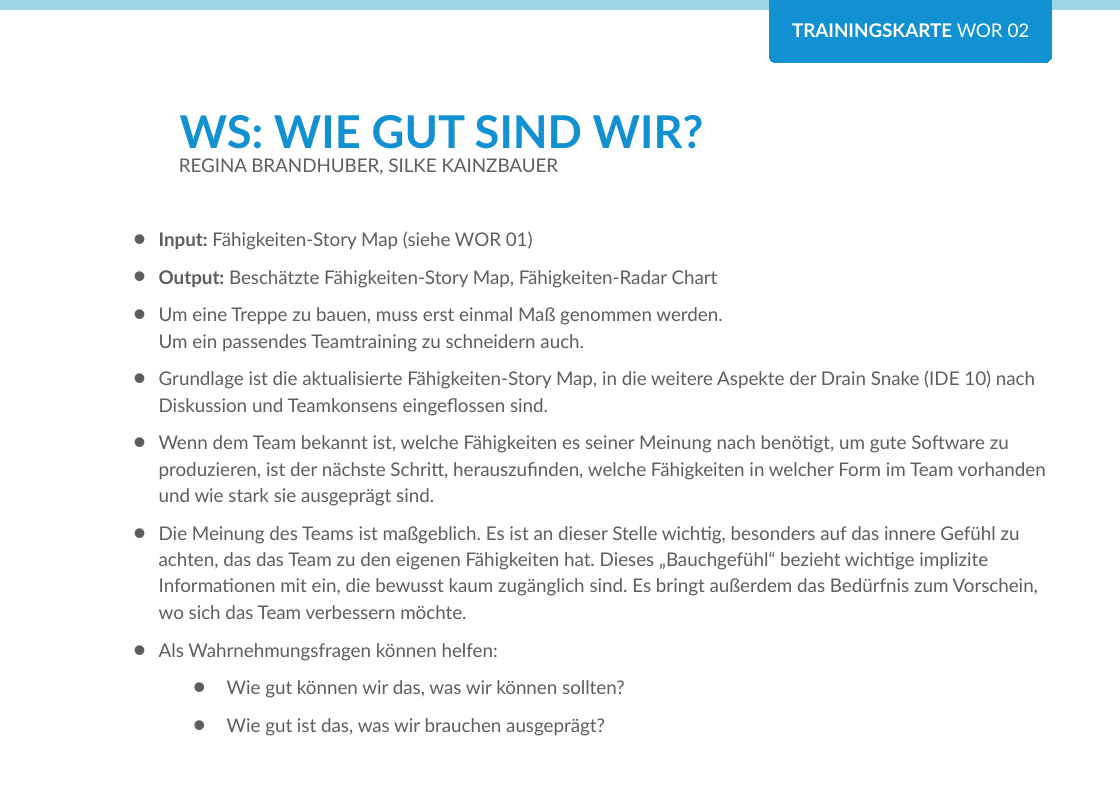
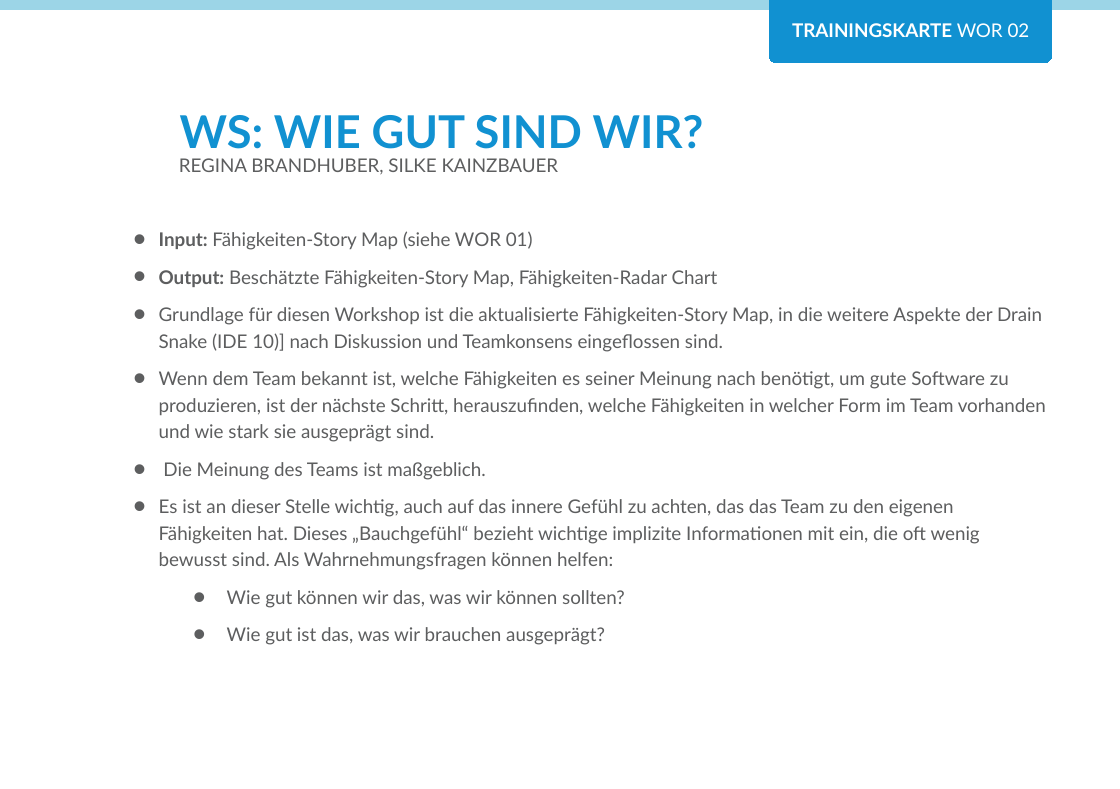
Before and after one commit to Teamtool/training-materials, a slide deck: slide 1 of training-cards/agile moves/Workshops (WOR)/ger/apprentice/ger_WOR_02_Wie_gut_sind_wir_AM_A.pptx. Drawn at 1120x789 pixels with LibreOffice and Linux fonts; fonts in the diff are those of the drawing; background and template pictures are left out. Boxes give left, top, right and bottom in pixels: in the first picture for what was removed or moved away, otherwise in the second. Text is boxed around its words. In the diff, an @@ line names an element or a change of style, - is before the commit and + after.

```diff
--- a/training-cards/agile moves/Workshops (WOR)/ger/apprentice/ger_WOR_02_Wie_gut_sind_wir_AM_A.pptx
+++ b/training-cards/agile moves/Workshops (WOR)/ger/apprentice/ger_WOR_02_Wie_gut_sind_wir_AM_A.pptx
@@ text at <box>159,307,1042,352</box>: text changed @@
-• Um eine Treppe zu bauen, muss erst einmal Maß genommen werden.
-  Um ein passendes Teamtraining zu schneidern auch.
-• Grundlage ist die aktualisierte Fähigkeiten-Story Map, in die weitere Aspekte der Drain Snake (IDE 10) nach Diskussion und Teamkonsens eingeflossen sind.
+• Grundlage für diesen Workshop ist die aktualisierte Fähigkeiten-Story Map, in die weitere Aspekte der Drain Snake (IDE 10)] nach Diskussion und Teamkonsens eingeflossen sind.
@@ text at <box>159,462,980,570</box>: text changed @@
-• Die Meinung des Teams ist maßgeblich. Es ist an dieser Stelle wichtig, besonders auf das innere Gefühl zu achten, das das Team zu den eigenen Fähigkeiten hat. Dieses „Bauchgefühl“ bezieht wichtige implizite Informationen mit ein, die bewusst kaum zugänglich sind. Es bringt außerdem das Bedürfnis zum Vorschein, wo sich das Team verbessern möchte.
-• Als Wahrnehmungsfragen können helfen:
+• Die Meinung des Teams ist maßgeblich.
+• Es ist an dieser Stelle wichtig, auch auf das innere Gefühl zu achten, das das Team zu den eigenen Fähigkeiten hat. Dieses „Bauchgefühl“ bezieht wichtige implizite Informationen mit ein, die oft wenig bewusst sind. Als Wahrnehmungsfragen können helfen:
```
Also in this commit, not shown: 1 other slide changed, 9 other files.
